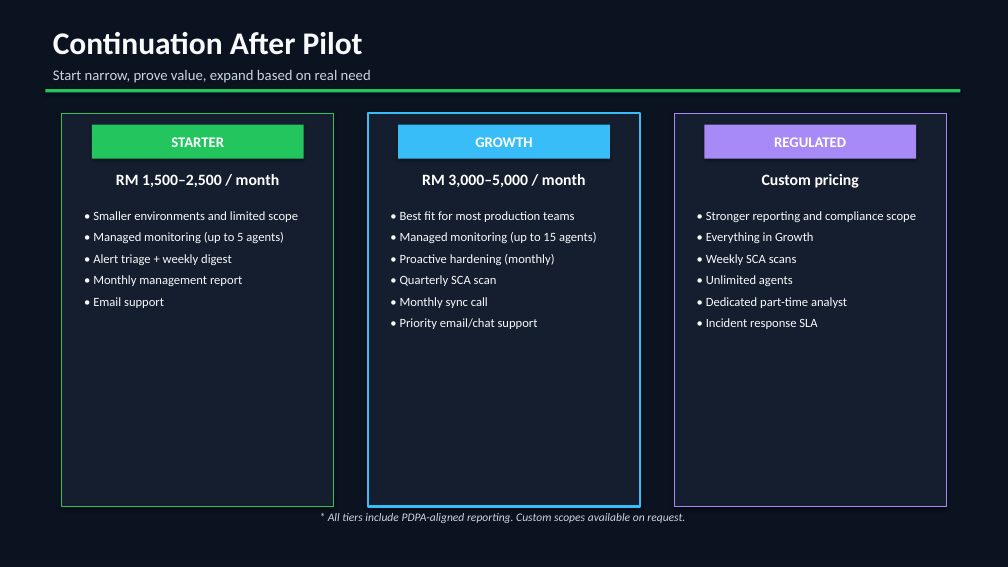
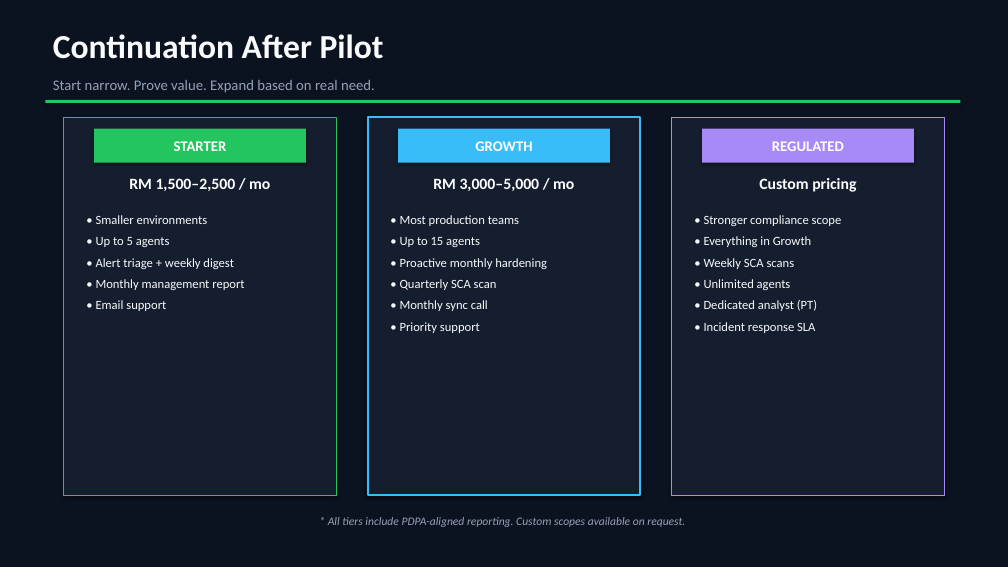
Before and after one commit to joseph118789-max/sentinel-ops, a slide deck: slide 8 of sales/Sentinel_Ops_Sales_Deck.pptx. Drawn at 1008x567 pixels with LibreOffice and Linux fonts; fonts in the diff are those of the drawing. Boxes give left, top, right and bottom in pixels: in the first picture for what was removed or moved away, otherwise in the second. Text is boxed around its words. In the diff, an @@ line names an element or a change of style, - is before the commit and + after.

```diff
--- a/sales/Sentinel_Ops_Sales_Deck.pptx
+++ b/sales/Sentinel_Ops_Sales_Deck.pptx
@@ text "Continuation After Pilot" at (53,34,384,59): size 30 to 32 pt @@
@@ text at (53,80,375,93): text changed; text colour #CBD5E1 to #94A3B8 @@
-Start narrow, prove value, expand based on real need
+Start narrow. Prove value. Expand based on real need.
@@ rectangle: place and size @@
-rectangle at (45,89,960,92)
+rectangle at (45,100,960,103)
@@ rectangle: place and size @@
-rectangle at (61,113,333,507)
+rectangle at (64,117,336,495)
@@ rectangle: place and size @@
-rectangle at (368,113,640,507)
+rectangle at (368,117,640,495)
@@ rectangle: place and size @@
-rectangle at (674,113,946,507)
+rectangle at (671,117,944,495)
@@ rectangle "STARTER": place and size @@
-rectangle "STARTER" at (92,125,304,159)
+rectangle "STARTER" at (95,129,306,163)
@@ text at (129,178,270,191): text changed @@
-RM 1,500–2,500 / month
+RM 1,500–2,500 / mo
@@ text at (433,178,574,191): text changed @@
-RM 3,000–5,000 / month
+RM 3,000–5,000 / mo
@@ 2 rectangles, 1 text: place and size @@
-2 rectangles, 1 text at (398,125,916,188)
+2 rectangles, 1 text at (398,129,914,192)
@@ text at (96,215,208,247): text changed @@
-• Smaller environments and limited scope
-• Managed monitoring (up to 5 agents)
+• Smaller environments
+• Up to 5 agents
@@ text at (400,215,547,269): text changed @@
-• Best fit for most production teams
-• Managed monitoring (up to 15 agents)
-• Proactive hardening (monthly)
+• Most production teams
+• Up to 15 agents
+• Proactive monthly hardening
@@ text at (704,215,842,226): text changed @@
-• Stronger reporting and compliance scope
+• Stronger compliance scope
@@ text at (400,322,480,333): text changed @@
-• Priority email/chat support
+• Priority support
@@ text at (704,300,817,311): text changed @@
-• Dedicated part-time analyst
+• Dedicated analyst (PT)
@@ text "* All tiers include PDPA-aligned ..." at (328,517,685,527): text colour #CBD5E1 to #94A3B8 @@
```
Also in this commit, not shown: 8 other slides changed.
